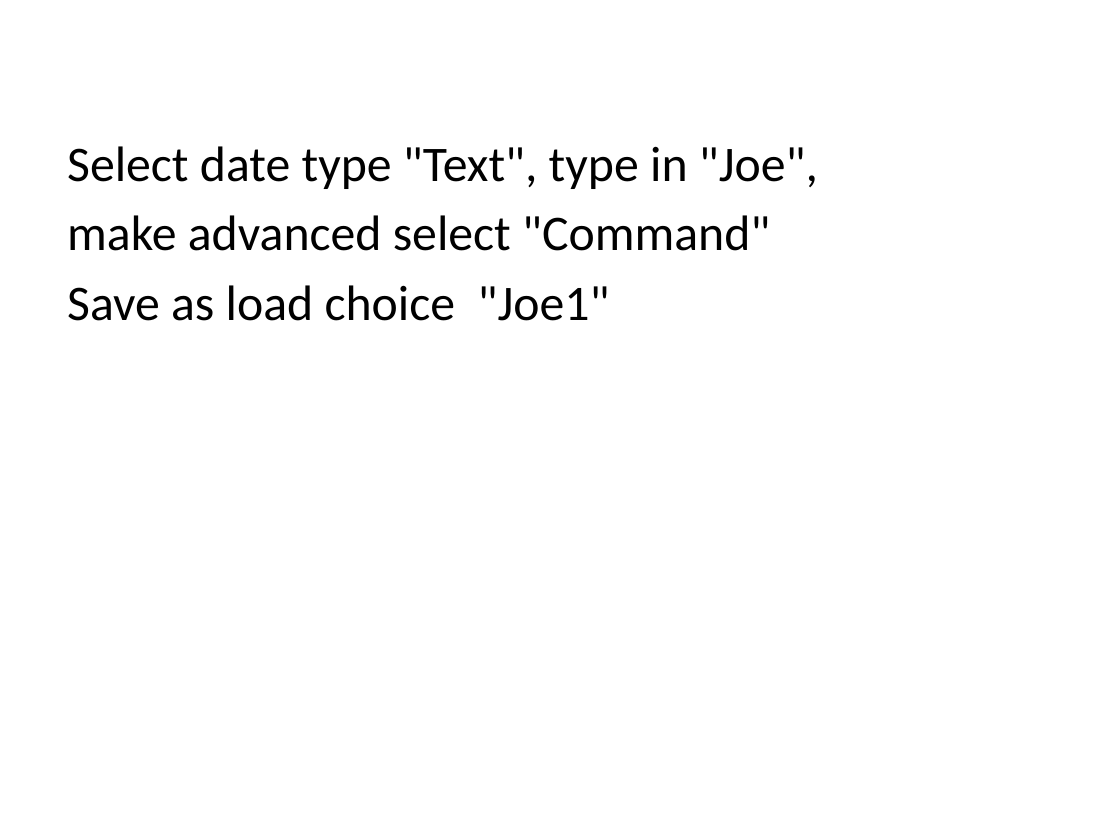
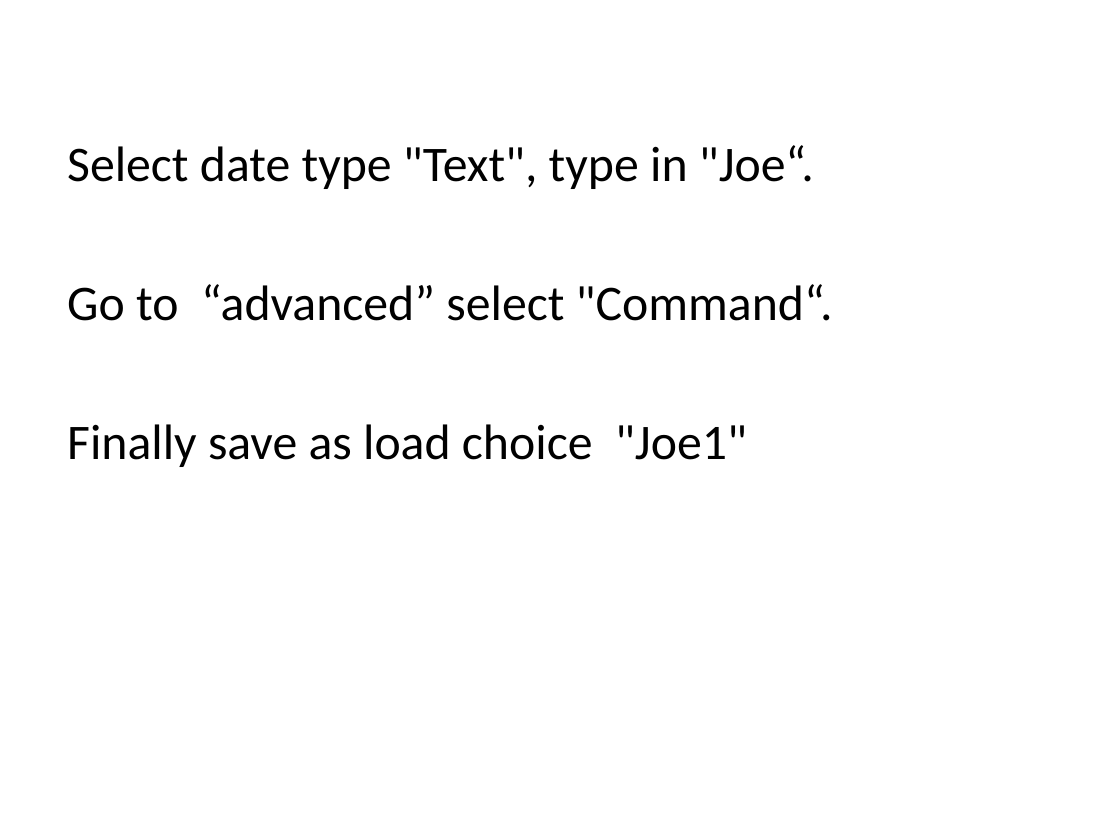
Before and after one commit to jmkuss/BLE_Nano2_Demo, a slide deck: slide 12 of PresentationCues.pptx. Drawn at 1120x840 pixels with LibreOffice and Linux fonts; fonts in the diff are those of the drawing. Boxes give left, top, right and bottom in pixels: in the first picture for what was removed or moved away, otherwise in the second. Text is boxed around its words. In the diff, an @@ line names an element or a change of style, - is before the commit and + after.

```diff
--- a/PresentationCues.pptx
+++ b/PresentationCues.pptx
@@ text at [67, 145, 833, 467]: text changed @@
-Select date type "Text", type in "Joe",
-make advanced select "Command"
-Save as load choice "Joe1"
+Select date type "Text", type in "Joe“.
+Go to “advanced” select "Command“.
+Finally save as load choice "Joe1"
```
Also in this commit, not shown: 14 other slides changed, 1 slide removed, 3 other files.
